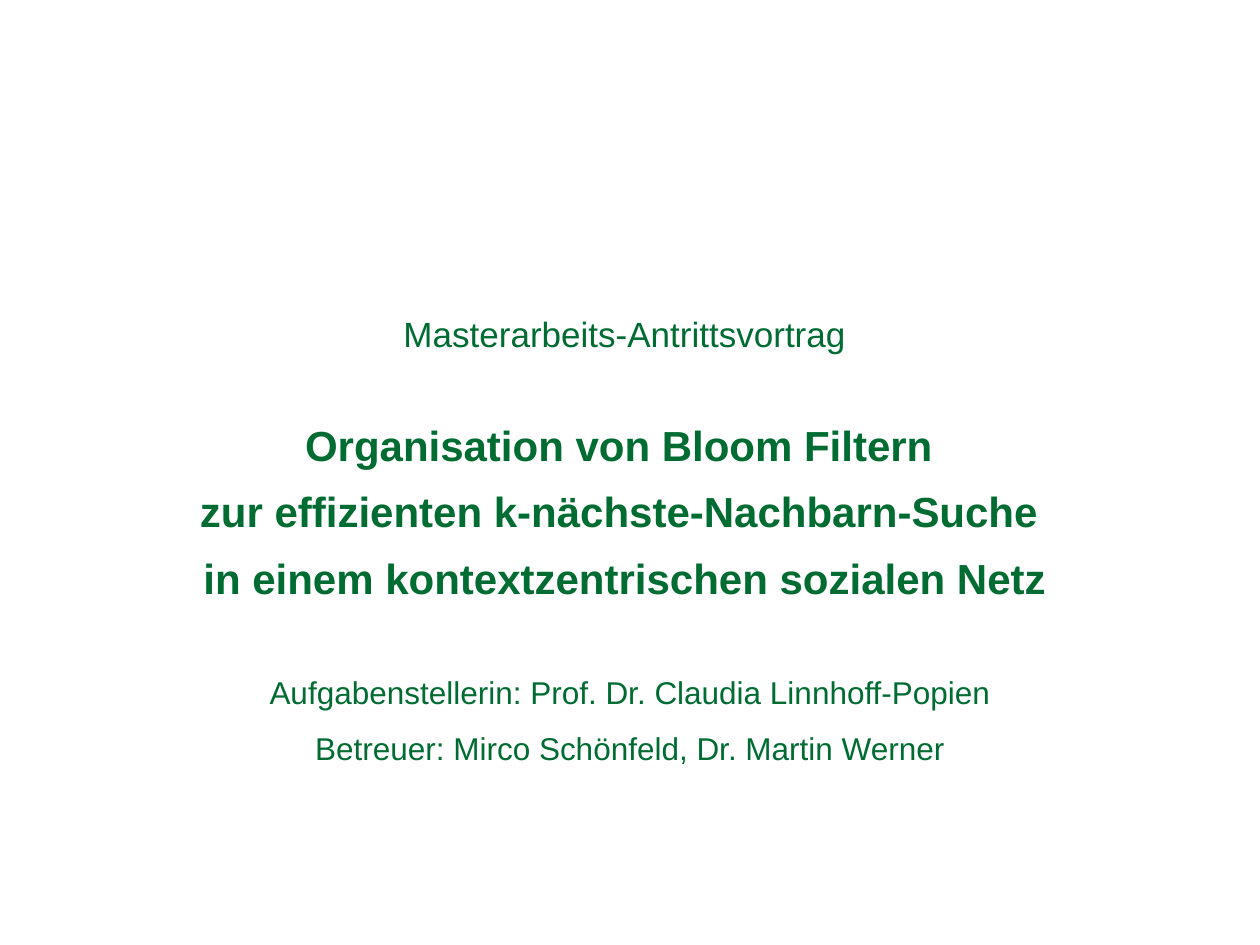
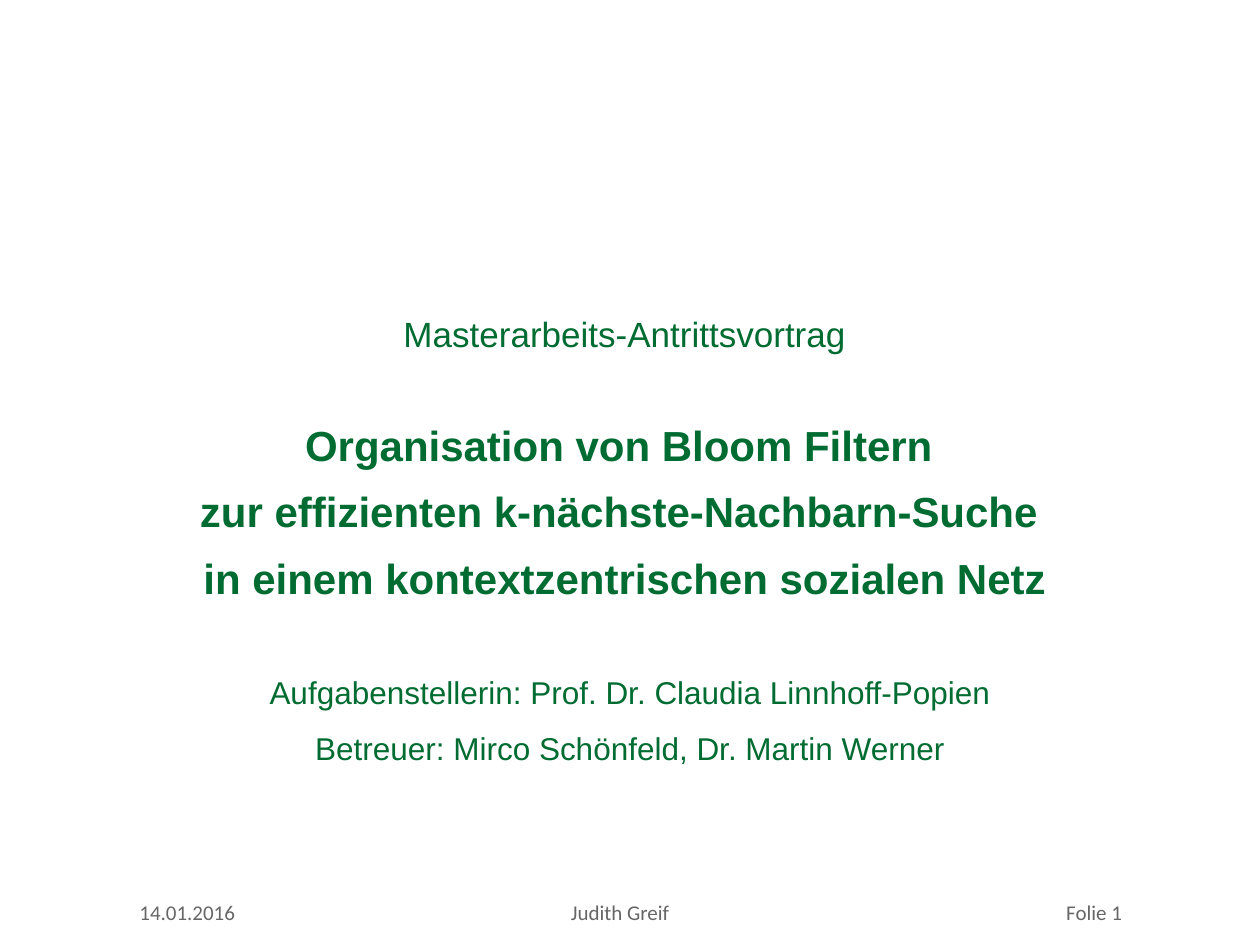
Before and after one commit to missgreenwood/masterarbeit, a slide deck: slide 1 of mdsg_latex_10062012/slides/antrittsvortrag_greif.ppt. Drawn at 1260x945 pixels with LibreOffice and Linux fonts; fonts in the diff are those of the drawing; background and template pictures are left out. Boxes give left, top, right and bottom in pixels: in the first picture for what was removed or moved away, otherwise in the second. Text is boxed around its words. In the diff, an @@ line names an element or a change of style, - is before the commit and + after.

```diff
--- a/mdsg_latex_10062012/slides/antrittsvortrag_greif.ppt
+++ b/mdsg_latex_10062012/slides/antrittsvortrag_greif.ppt
@@ text added at (139,905,1122,920), 12 pt, text #666666 @@
+14.01.2016 Judith Greif Folie 1
```
Also in this commit, not shown: 7 other slides changed, 2 other files.
